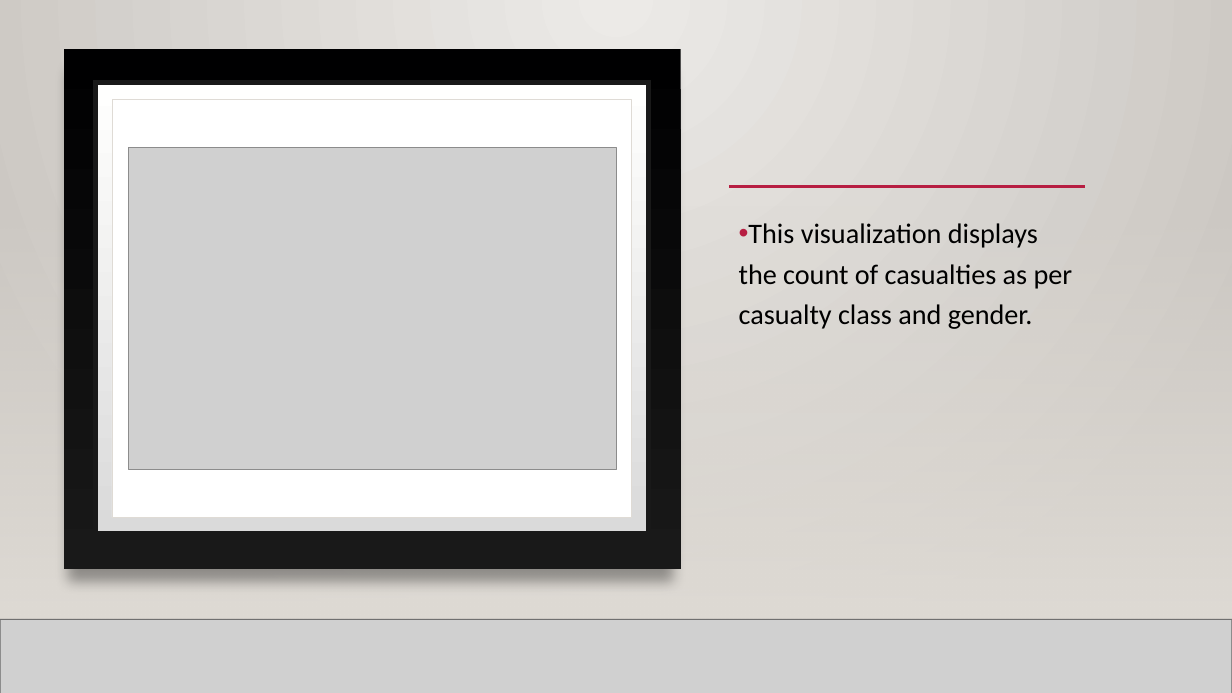
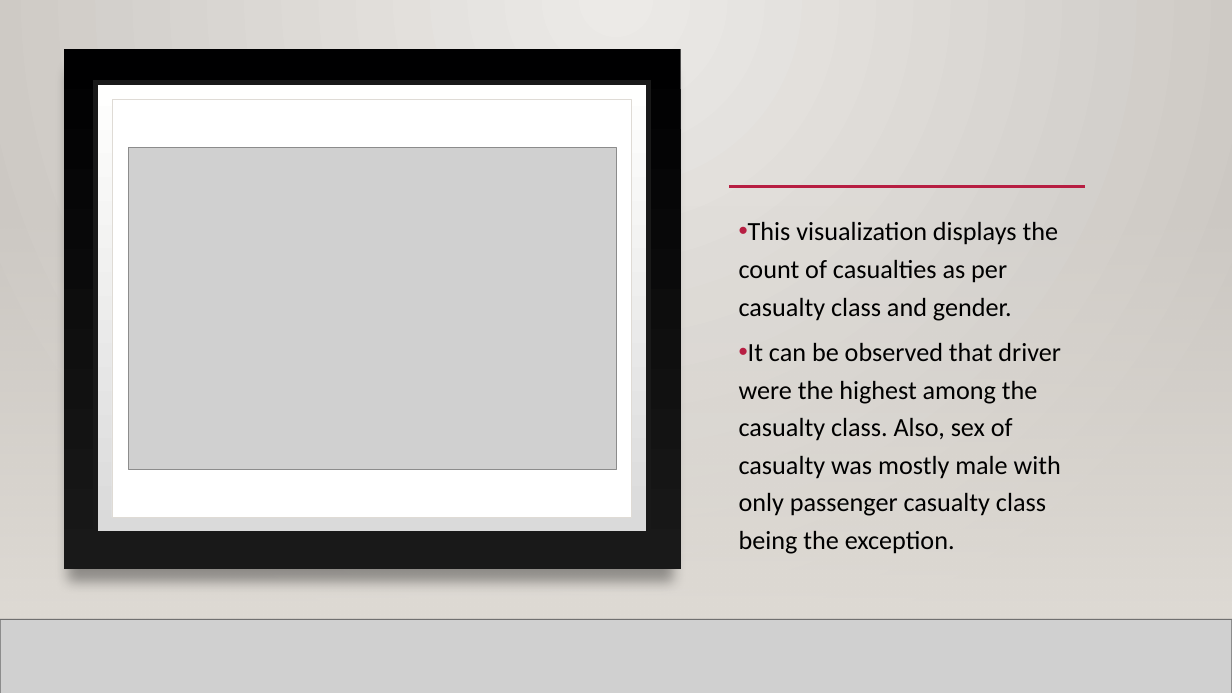
Before and after one commit to rajgabani/DAB-103-006-001, a slide deck: slide 32 of Project.pptx (slide 27 before the commit). Drawn at 1232x693 pixels with LibreOffice and Linux fonts; fonts in the diff are those of the drawing; grey boxes stand for pictures; background and template pictures are left out. Boxes give left, top, right and bottom in pixels: in the first picture for what was removed or moved away, otherwise in the second. Text is boxed around its words. In the diff, an @@ line names an element or a change of style, - is before the commit and + after.

```diff
--- a/Project.pptx
+++ b/Project.pptx
@@ text at (739,222,1059,321): size 22 to 20.4 pt in "This visualization displays the count of casualties ..." @@
@@ text at (739,343,1061,554): paragraph added @@
+• It can be observed that driver were the highest among the casualty class. Also, sex of casualty was mostly male with only passenger casualty class being the exception.
```
Also in this commit, not shown: 20 other slides changed, 29 slides added, 3 slides removed, 1 other file.
